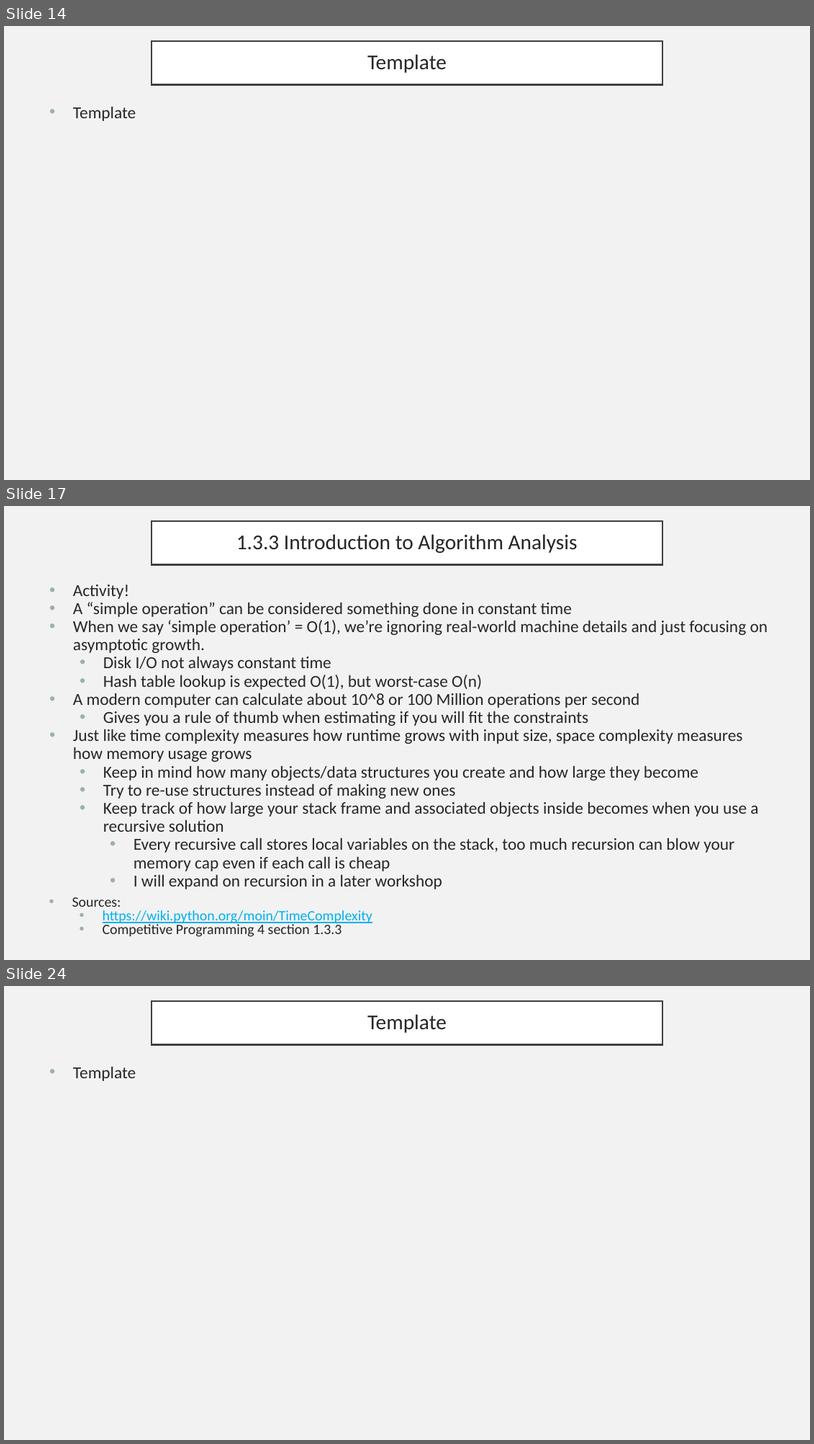
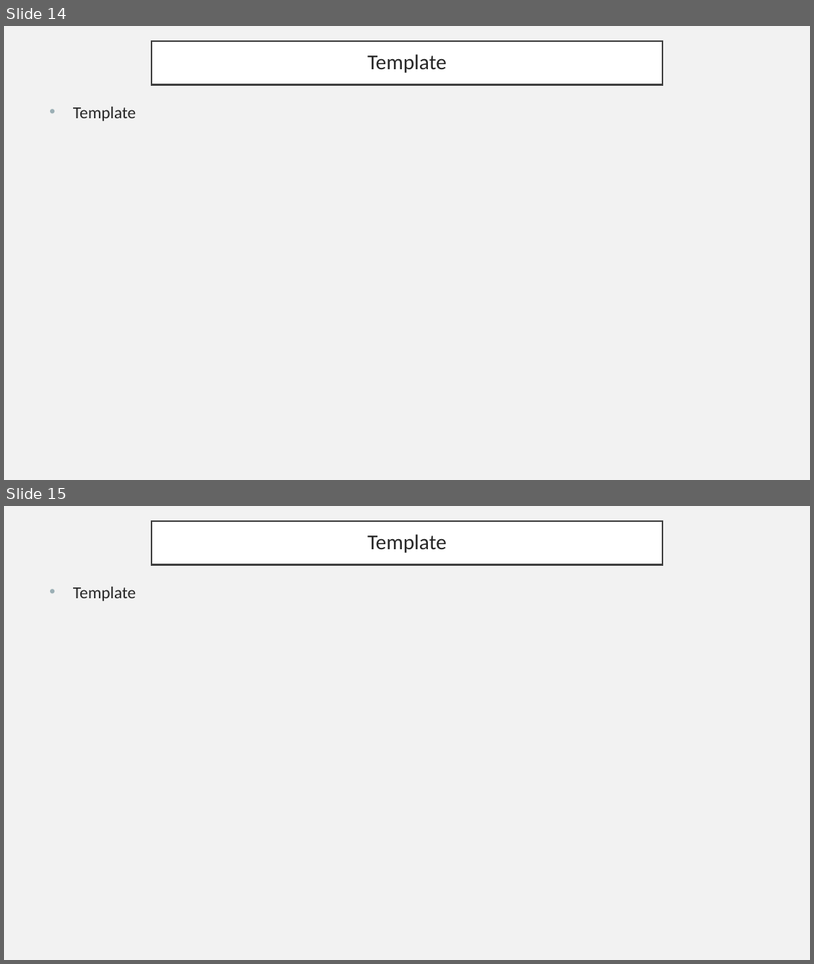
Before and after one commit to ryan-pelchat/competitive-programming-bootcamp-summer-2026, a slide deck: slides/day0_slides.pptx. Shown one above the other, each under a label of ours: slides 14, 17 and 24 before the commit, slides 14 and 15 after it; the slides between them are not shown. The pictures are 814x1444 and 814x964 pixels, drawn with LibreOffice and Linux fonts; fonts in the diff are those of the drawing. Boxes give left, top, right and bottom in pixels: in the first picture for what was removed or moved away, otherwise in the second. Text is boxed around its words. In the diff, an @@ line names an element or a change of style, - is before the commit and + after.

```diff
--- a/slides/day0_slides.pptx
+++ b/slides/day0_slides.pptx
@@ slide 17 removed at [4,506,810,960], background #F2F2F2 @@
@@ title removed at [152,521,663,565] @@
-1.3.3 Introduction to Algorithm Analysis
@@ text removed at [73,584,769,889] @@
-• Activity!
-• A “simple operation” can be considered something done in constant time
-• When we say ‘simple operation’ = O(1), we’re ignoring real-world machine details and just focusing on asymptotic growth.
-  • Disk I/O not always constant time
-  • Hash table lookup is expected O(1), but worst-case O(n)
-• A modern computer can calculate about 10^8 or 100 Million operations per second
-  • Gives you a rule of thumb when estimating if you will fit the constraints
-• Just like time complexity measures how runtime grows with input size, space complexity measures how memory usage grows
-  • Keep in mind how many objects/data structures you create and how large they become
-  • Try to re-use structures instead of making new ones
-  • Keep track of how large your stack frame and associated objects inside becomes when you use a recursive solution
-    • Every recursive call stores local variables on the stack, too much recursion can blow your memory cap even if each call is cheap
-    • I will expand on recursion in a later workshop
@@ text removed at [72,897,373,937] @@
-• Sources:
-  • https://wiki.python.org/moin/TimeComplexity
-  • Competitive Programming 4 section 1.3.3
@@ what was slide 24 is now slide 15 @@
```
Also in this commit, not shown: 2 slides changed, 8 other slides removed, 12 other files.
